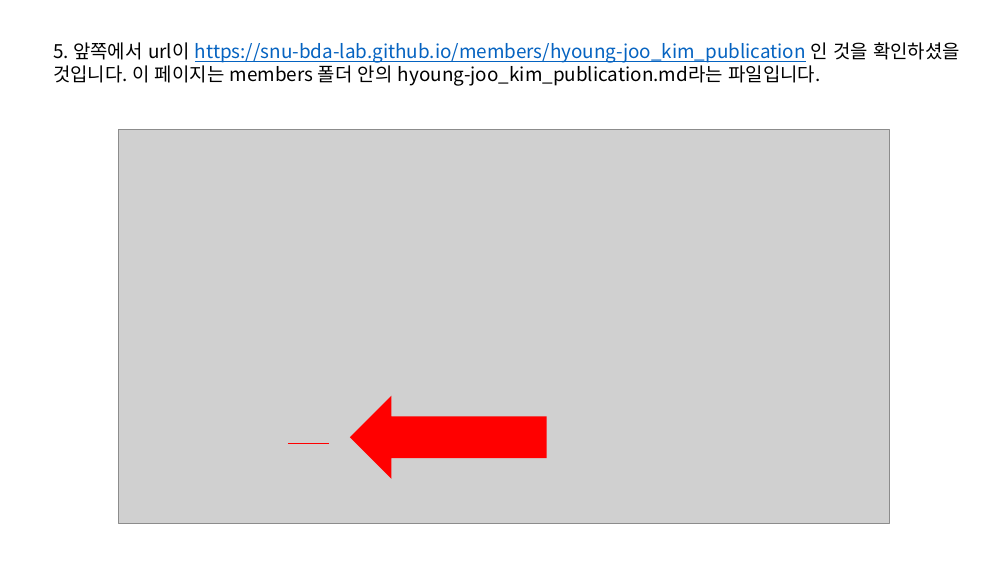
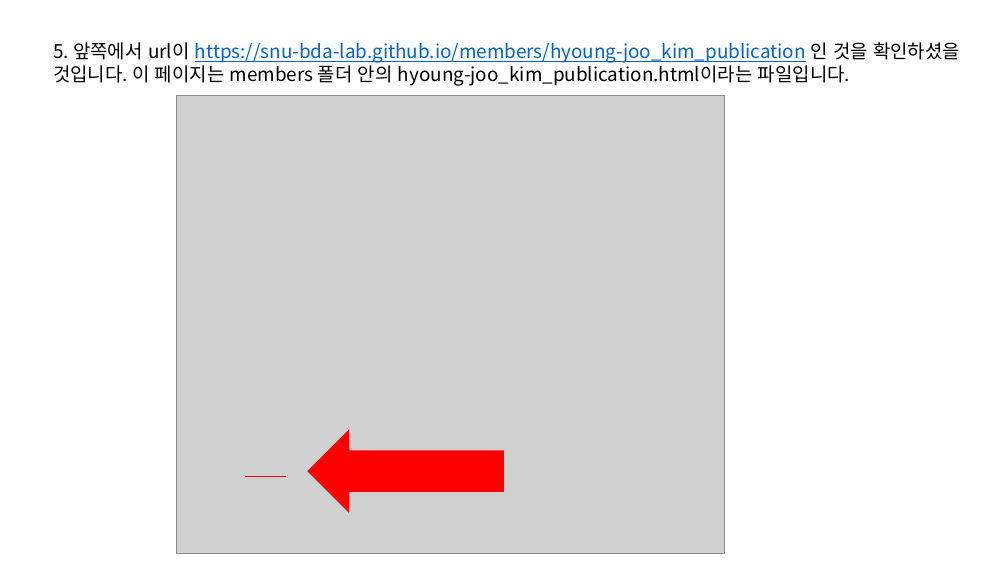
Before and after one commit to SNU-BDA-Lab/SNU-BDA-Lab.github.io, a slide deck: slide 7 of How_To_Use_Github_pages.pptx (slide 8 before the commit). Drawn at 1008x567 pixels with LibreOffice and Linux fonts; fonts in the diff are those of the drawing; grey boxes stand for pictures. Boxes give left, top, right and bottom in pixels: in the first picture for what was removed or moved away, otherwise in the second. Text is boxed around its words. In the diff, an @@ line names an element or a change of style, - is before the commit and + after.

```diff
--- a/How_To_Use_Github_pages.pptx
+++ b/How_To_Use_Github_pages.pptx
@@ text at bbox=[53, 62, 850, 86]: text changed @@
-것입니다. 이 페이지는 members 폴더 안의 hyoung-joo_kim_publication.md라는 파일입니다.
+것입니다. 이 페이지는 members 폴더 안의 hyoung-joo_kim_publication.html이라는 파일입니다.
@@ picture: place and size @@
-picture at bbox=[119, 130, 890, 524]
+picture at bbox=[176, 96, 724, 554]
@@ left arrow: place and size @@
-left arrow at bbox=[350, 395, 547, 479]
+left arrow at bbox=[307, 430, 504, 513]
@@ line moved from (288, 443) - (329, 443) to (246, 477) - (287, 477) @@
```
Also in this commit, not shown: 4 other slides changed, 5 slides added, 8 slides removed, 1 other file.
